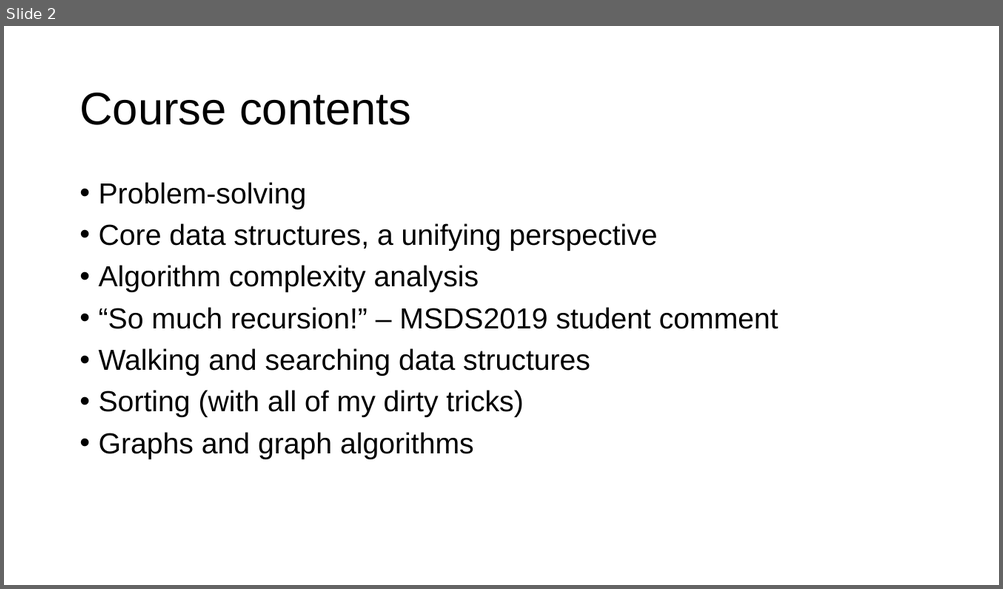
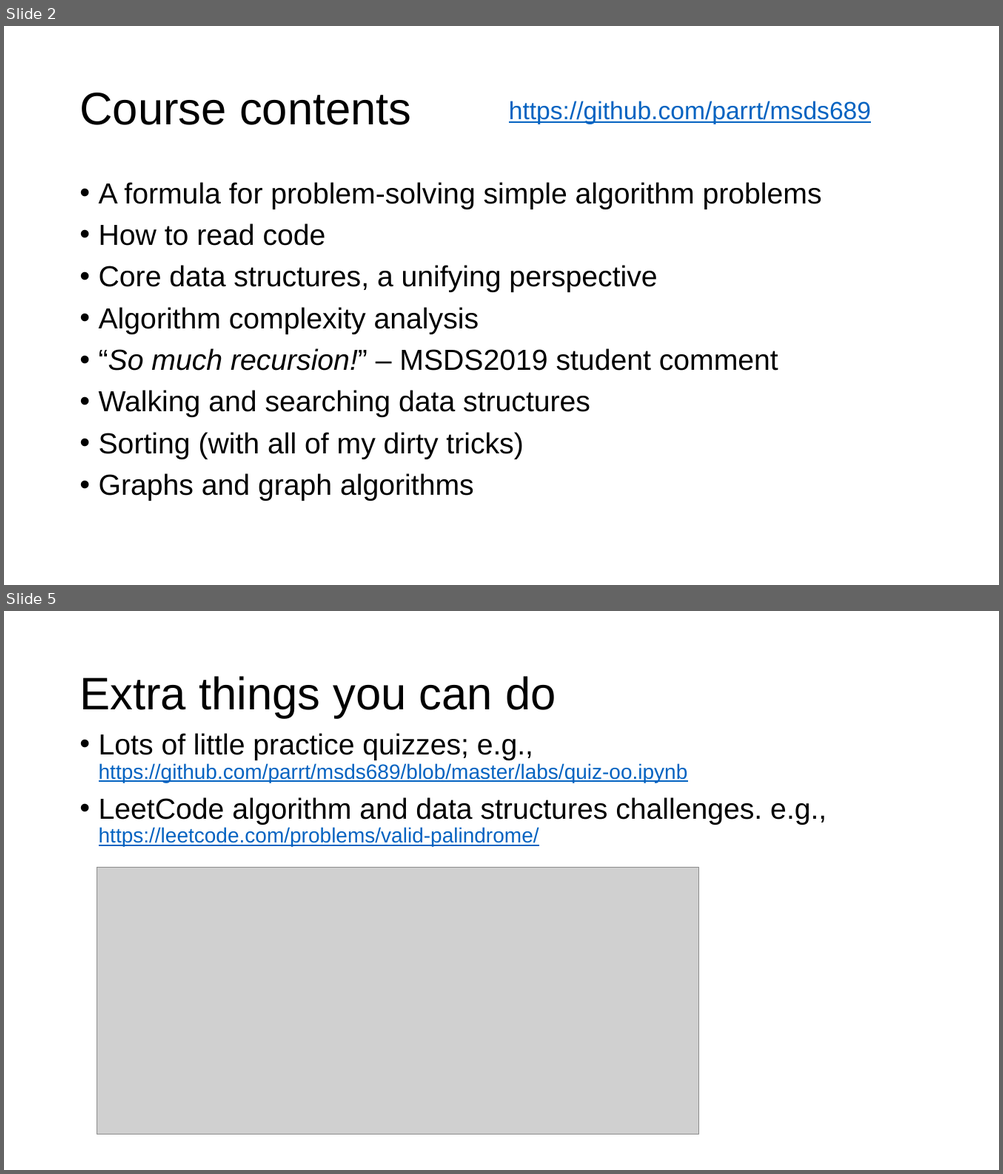
Before and after one commit to parrt/msds689, a slide deck: notes/welcome.pptx. Shown one above the other, each under a label of ours: slide 2 before the commit, slides 2 and 5 after it; the slides between them are not shown. The pictures are 1003x589 and 1003x1174 pixels, drawn with LibreOffice and Linux fonts; fonts in the diff are those of the drawing; grey boxes stand for pictures; background and template pictures are left out. Boxes give left, top, right and bottom in pixels: in the first picture for what was removed or moved away, otherwise in the second. Text is boxed around its words. In the diff, an @@ line names an element or a change of style, - is before the commit and + after.

```diff
--- a/notes/welcome.pptx
+++ b/notes/welcome.pptx
@@ slide 5 added at [4,611,999,1170], background #FFFFFF @@
@@ title added at [79,676,555,718], 44 pt, text #000000 @@
+Extra things you can do
@@ text added at [99,733,826,846], 20 pt, text #0563C1, underline @@
+• Lots of little practice quizzes; e.g., https://github.com/parrt/msds689/blob/master/labs/quiz-oo.ipynb
+• LeetCode algorithm and data structures challenges. e.g., https://leetcode.com/problems/valid-palindrome/
@@ picture added at [96,867,698,1134] @@
@@ slide 2 changed as well @@
@@ text added at [509,101,871,124], 24 pt, text #0563C1, underline @@
+https://github.com/parrt/msds689
@@ text at [99,182,822,246]: text changed @@
-• Problem-solving
+• A formula for problem-solving simple algorithm problems
+• How to read code
@@ text at [99,349,778,371]: italic on in "“So much recursion!”" @@
```
Also in this commit, not shown: 1 other slide changed, 4 other slides added, 1 slide removed, 5 other files.
